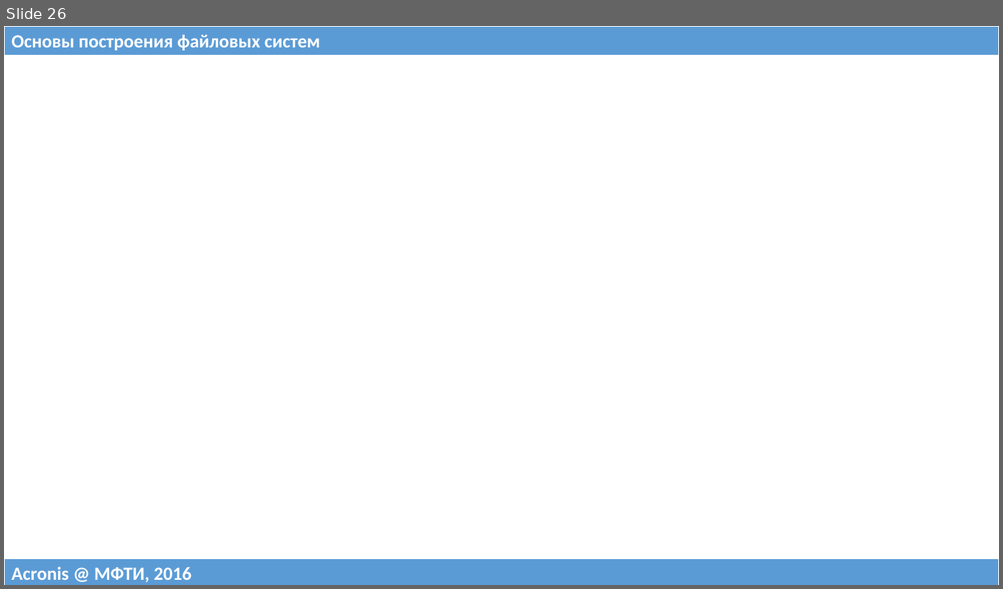
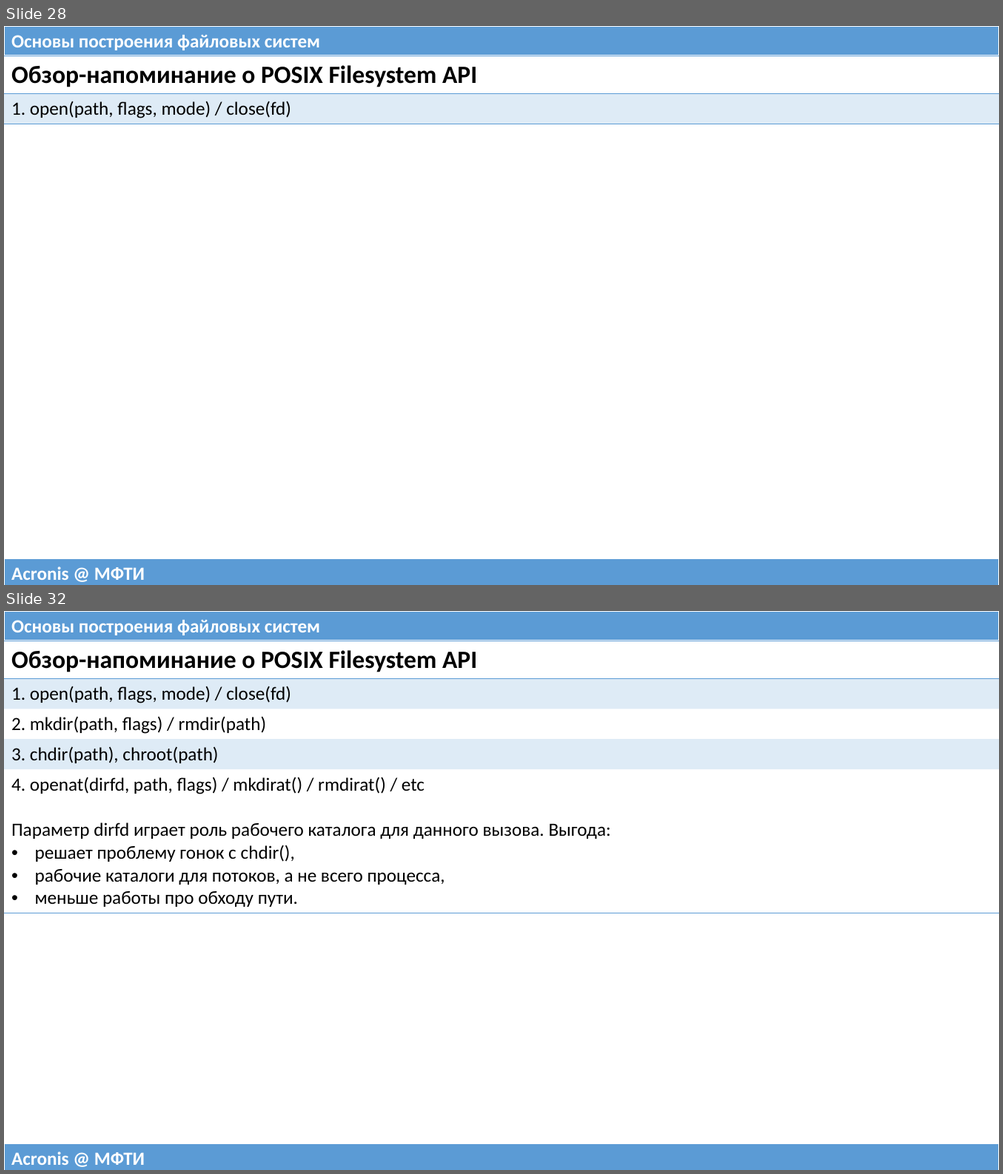
Before and after one commit to 75cc8545e7b021ed280ed0ef99fc7fc4/filesystems-101, a slide deck: talks/src/class00.pptx. Shown one above the other, each under a label of ours: slide 26 before the commit, slides 28 and 32 after it; the slides between them are not shown. The pictures are 1003x589 and 1003x1174 pixels, drawn with LibreOffice and Linux fonts; fonts in the diff are those of the drawing. Boxes give left, top, right and bottom in pixels: in the first picture for what was removed or moved away, otherwise in the second. Text is boxed around its words. In the diff, an @@ line names an element or a change of style, - is before the commit and + after.

```diff
--- a/talks/src/class00.pptx
+++ b/talks/src/class00.pptx
@@ slide 32 added at box(4, 611, 999, 1170), background #FFFFFF @@
@@ table added at box(4, 611, 999, 641), 1 rows, 1 columns @@
+Основы построения файловых систем
@@ table added at box(4, 641, 999, 911), 5 rows, 1 columns @@
+Обзор-напоминание о POSIX Filesystem API
+1. open(path, flags, mode) / close(fd)
+2. mkdir(path, flags) / rmdir(path)
+3. chdir(path), chroot(path)
+4. openat(dirfd, path, flags) / mkdirat() / rmdirat() / etc / Параметр dirfd играет роль рабочего каталога для данного вызова. Выгода: / решает проблему гонок с chdir(), / рабочие каталоги для потоков, а не всего процесса, / меньше работы про обходу пути.
@@ table added at box(4, 1144, 999, 1170), 1 rows, 1 columns @@
+Acronis @ МФТИ
@@ what was slide 26 is now slide 28 @@
@@ slide 28 changed as well @@
@@ table added at box(4, 56, 999, 124), 2 rows, 1 columns @@
+Обзор-напоминание о POSIX Filesystem API
+1. open(path, flags, mode) / close(fd)
@@ table at box(4, 559, 999, 585) @@
-row 1, column 1: Acronis @ МФТИ, 2016
+row 1, column 1: Acronis @ МФТИ
```
Also in this commit, not shown: 26 other slides changed, 10 other slides added, 1 other file.
